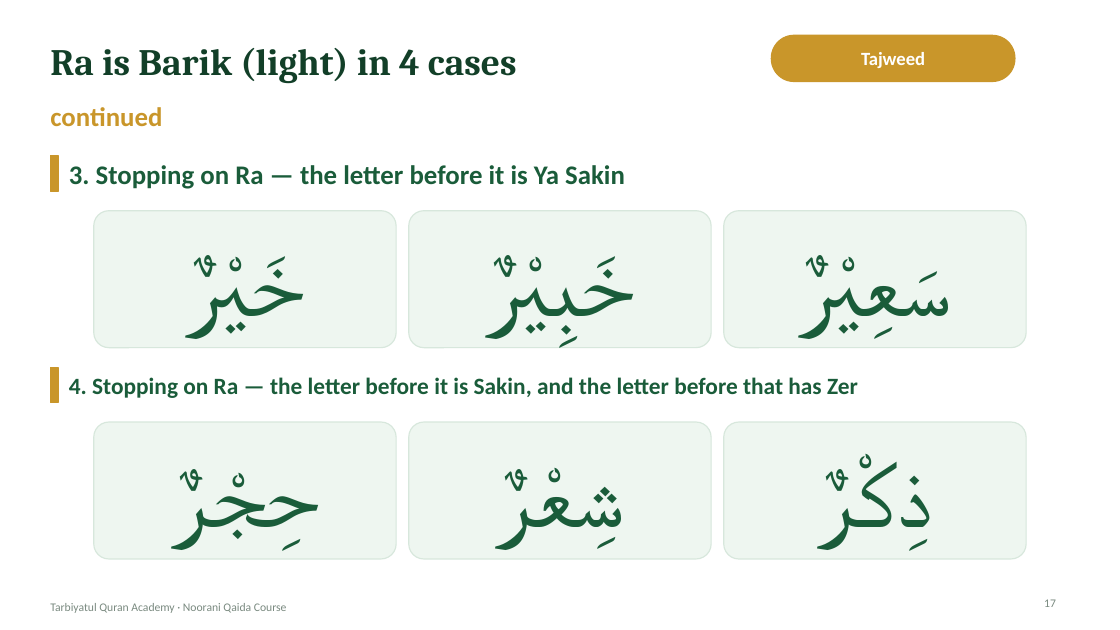
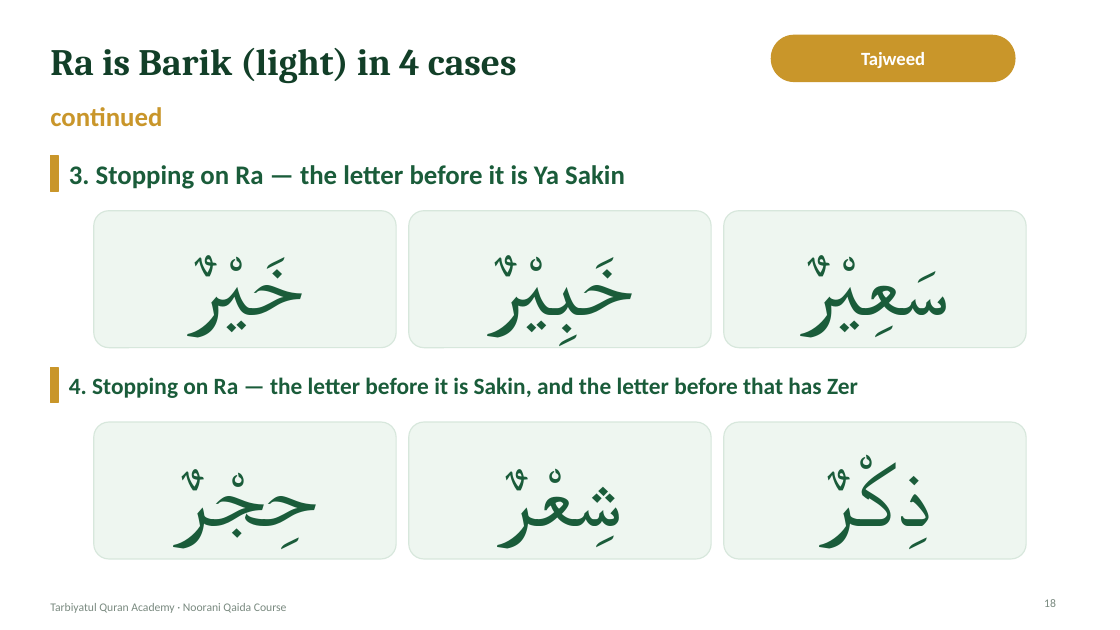
Before and after one commit to ibnhosain/TQA-Management-System, a slide deck: slide 18 of backend/core/deck_seed/noorani-qaida-lecture-19.pptx (slide 17 before the commit). Drawn at 1120x630 pixels with LibreOffice and Linux fonts; fonts in the diff are those of the drawing; background and template pictures are left out. Boxes give left, top, right and bottom in pixels: in the first picture for what was removed or moved away, otherwise in the second. Text is boxed around its words. In the diff, an @@ line names an element or a change of style, - is before the commit and + after.

```diff
--- a/backend/core/deck_seed/noorani-qaida-lecture-19.pptx
+++ b/backend/core/deck_seed/noorani-qaida-lecture-19.pptx
@@ size 80 to 78 pt in 6 elements at box(802, 266, 902, 338), box(260, 262, 580, 343), box(189, 266, 251, 338), box(821, 460, 931, 549), box(500, 475, 622, 549), box(223, 475, 575, 549) @@
@@ page number at box(1044, 599, 1056, 607): text changed @@
-17
+18
```
Also in this commit, not shown: 3 other slides changed, 2 slides added, 43 other files.
